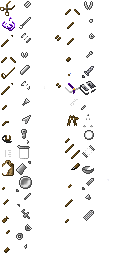
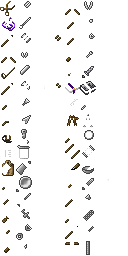
Two versions of the same layered image (128x256). Layer-by-layer changes:
moved "Pasted Layer #4" above "Layer #1", painted on it over 65, 211, 94, 255
renamed "Layer" to "Layer #1", hid it, painted on it over 65, 211, 94, 255
